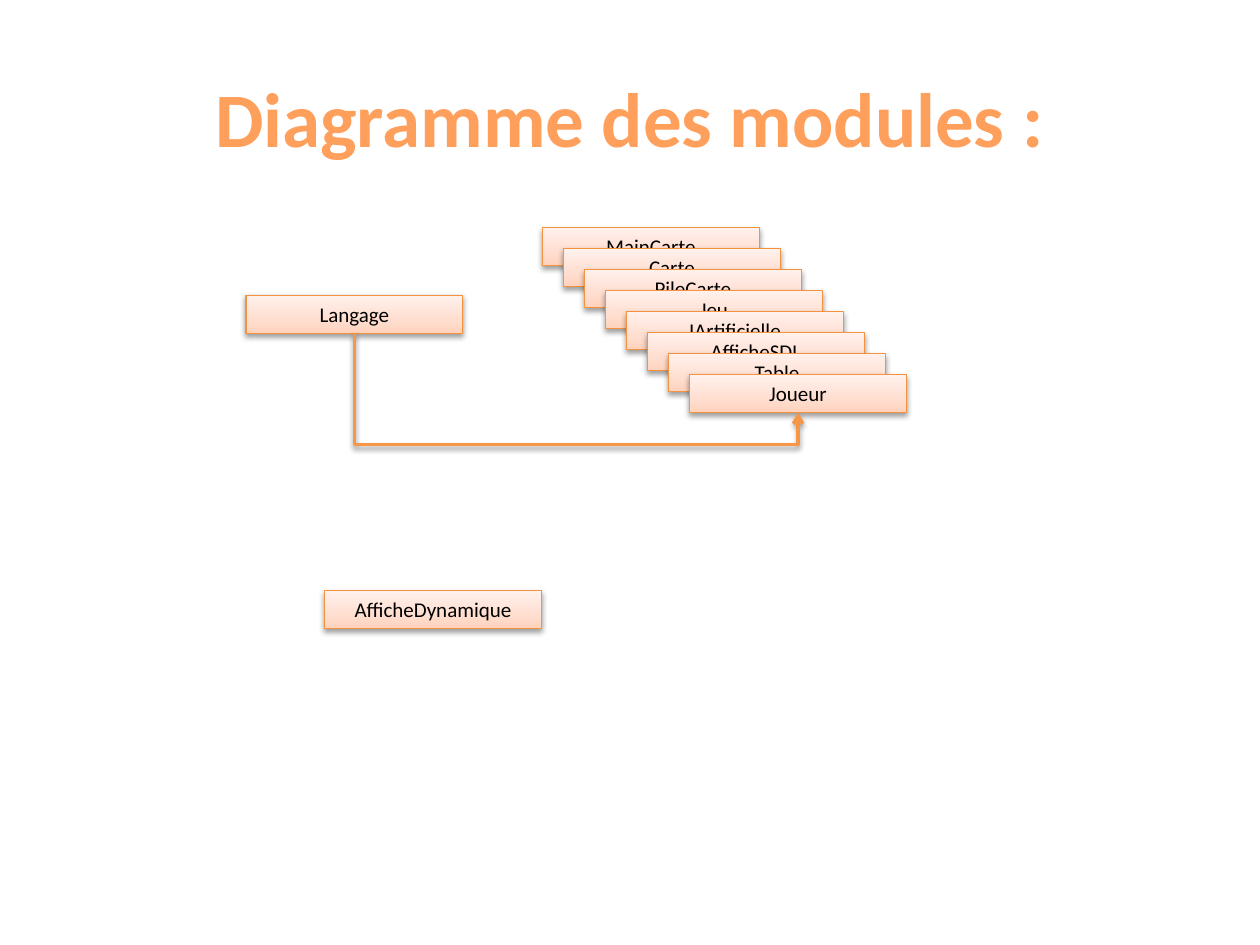
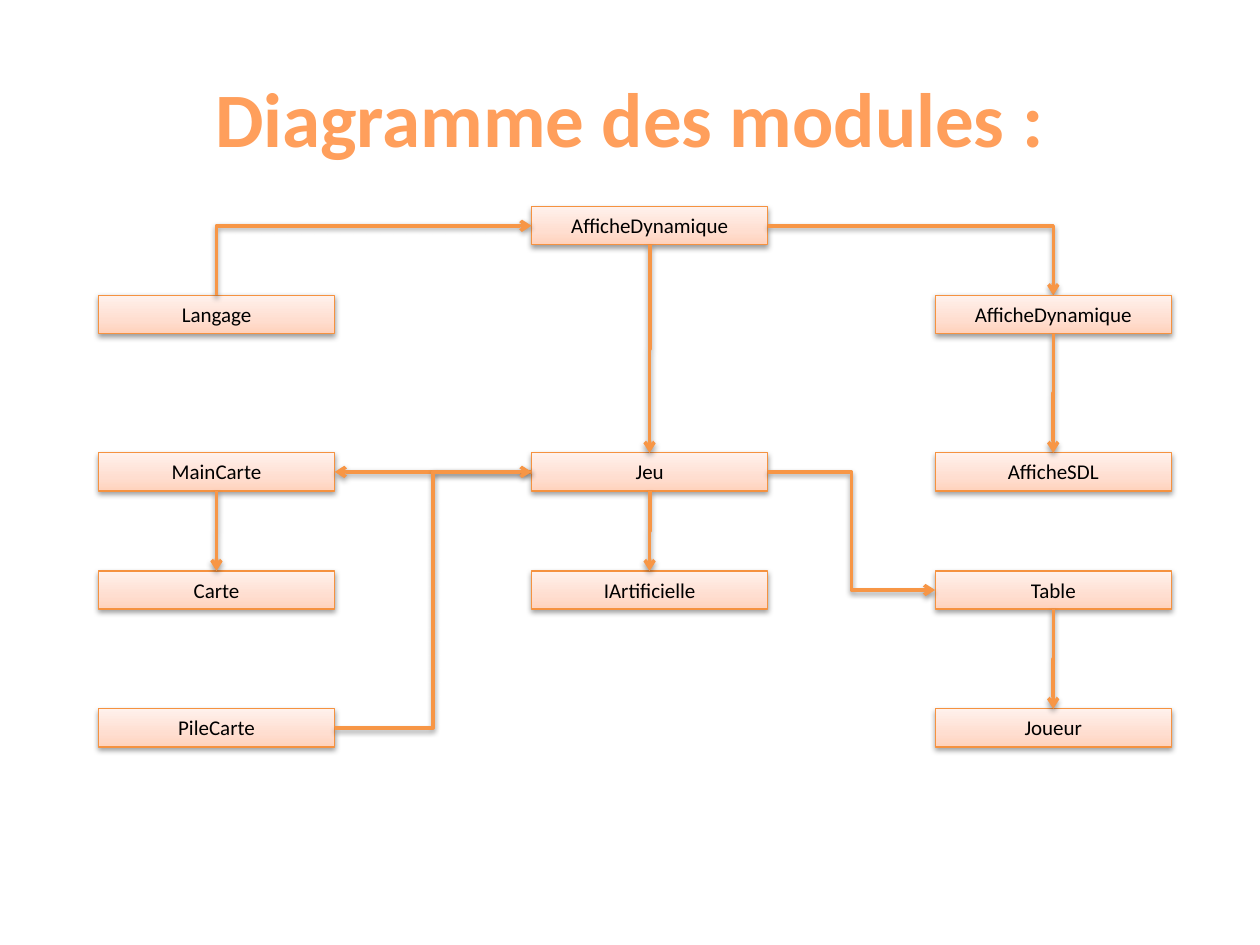
Before and after one commit to winbill/lifesevenpoker, a slide deck: slide 5 of Annexes/Presentation.pptx. Drawn at 1260x945 pixels with LibreOffice and Linux fonts; fonts in the diff are those of the drawing; background and template pictures are left out. Boxes give left, top, right and bottom in pixels: in the first picture for what was removed or moved away, otherwise in the second. Text is boxed around its words. In the diff, an @@ line names an element or a change of style, - is before the commit and + after.

```diff
--- a/Annexes/Presentation.pptx
+++ b/Annexes/Presentation.pptx
@@ rectangle "AfficheDynamique": place and size @@
-rectangle "AfficheDynamique" at [325, 591, 542, 629]
+rectangle "AfficheDynamique" at [532, 207, 769, 244]
@@ elbow arrow moved from (354, 334) - (798, 413) to (217, 295) - (532, 226) @@
@@ elbow arrow added from (767, 226) to (1053, 295), #F79646 2 pt @@
@@ elbow arrow added from (650, 244) to (650, 452), #F79646 2 pt @@
@@ rectangle "Langage": place and size @@
-rectangle "Langage" at [246, 295, 462, 333]
+rectangle "Langage" at [98, 295, 335, 333]
@@ rectangle added at [935, 295, 1172, 333], fill gradient #FFD2BD to #FFDED0 to #FFF2ED, outline #F69240 0.75 pt, 12 pt, text #000000 @@
+AfficheDynamique
@@ elbow arrow added from (1053, 334) to (1053, 452), #F79646 2 pt @@
@@ rectangle "MainCarte": place and size @@
-rectangle "MainCarte" at [543, 228, 760, 266]
+rectangle "MainCarte" at [98, 452, 335, 490]
@@ elbow arrow added from (532, 472) to (335, 472), #F79646 2 pt @@
@@ elbow arrow added from (335, 728) to (532, 472), #F79646 2 pt @@
@@ rectangle "Jeu": place and size @@
-rectangle "Jeu" at [606, 291, 823, 329]
+rectangle "Jeu" at [532, 452, 769, 490]
@@ elbow arrow added from (767, 472) to (935, 590), #F79646 2 pt @@
@@ rectangle "AfficheSDL": place and size @@
-rectangle "AfficheSDL" at [648, 333, 864, 370]
+rectangle "AfficheSDL" at [935, 452, 1172, 490]
@@ elbow arrow added from (217, 491) to (217, 571), #F79646 2 pt @@
@@ elbow arrow added from (650, 491) to (650, 571), #F79646 2 pt @@
@@ rectangle "Carte": place and size @@
-rectangle "Carte" at [563, 248, 780, 286]
+rectangle "Carte" at [98, 571, 335, 609]
@@ rectangle "IArtificielle": place and size @@
-rectangle "IArtificielle" at [626, 311, 843, 349]
+rectangle "IArtificielle" at [532, 571, 769, 609]
@@ rectangle "Table": place and size @@
-rectangle "Table" at [669, 354, 886, 392]
+rectangle "Table" at [935, 571, 1172, 609]
@@ elbow arrow added from (1053, 610) to (1053, 709), #F79646 2 pt @@
@@ rectangle "PileCarte": place and size @@
-rectangle "PileCarte" at [585, 270, 801, 307]
+rectangle "PileCarte" at [98, 709, 335, 747]
@@ rectangle "Joueur": place and size @@
-rectangle "Joueur" at [689, 374, 906, 412]
+rectangle "Joueur" at [935, 709, 1172, 747]
```
Also in this commit, not shown: 1 other slide changed, 5 slides added, 10 slides removed.
